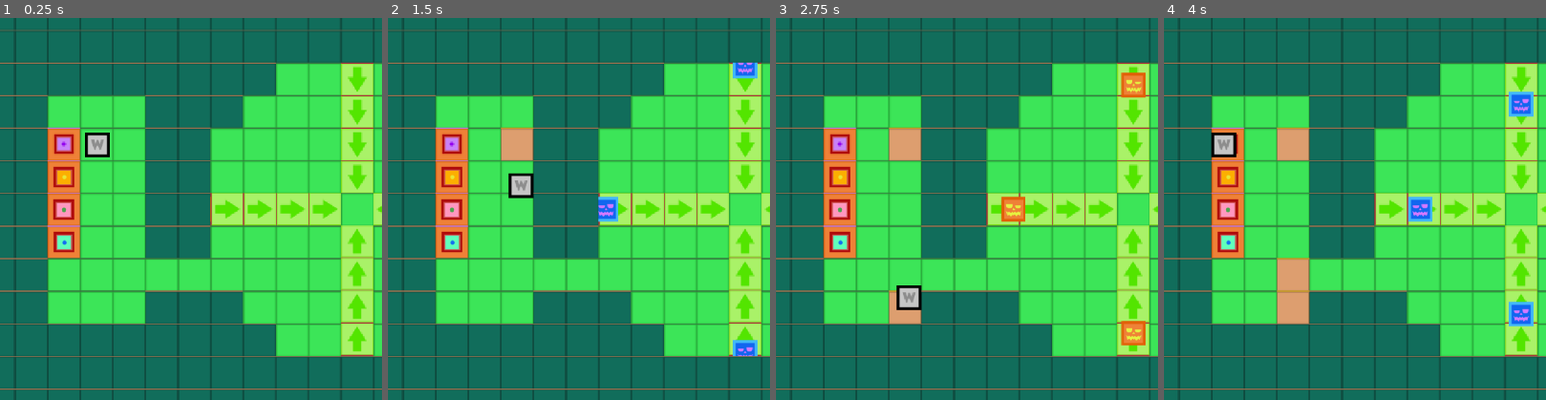
Above: before the commit, frames 1-4 (left to right).
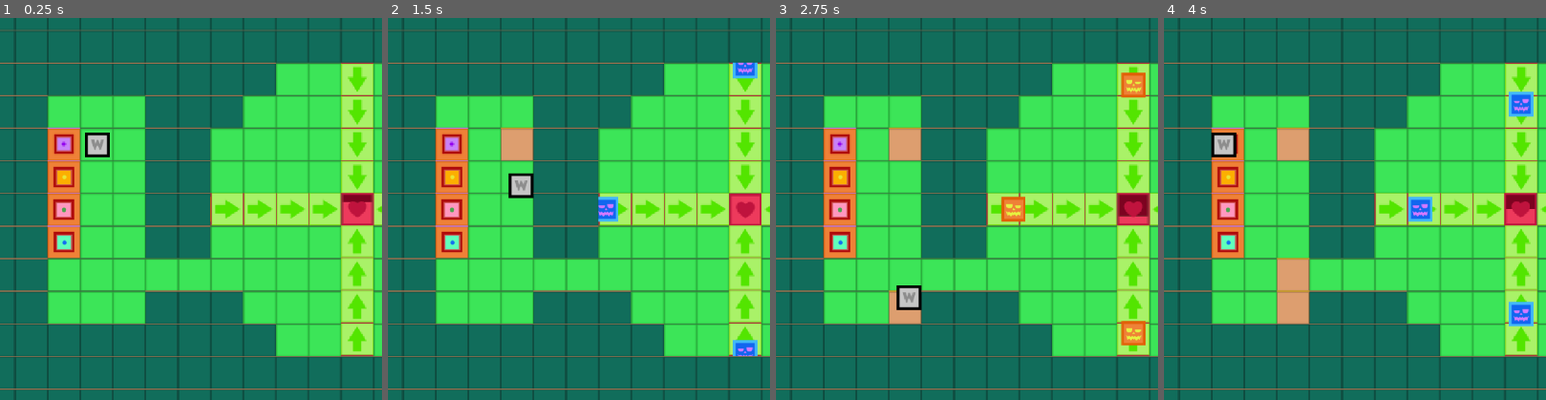
Above: after the commit, the same moments.

Repository: stirs1/wizardfarmer
Game: Godot game, scene res://main.tscn
The game is run twice, just before and just after one commit, with the same random seed, the same clock (stepped at 60 frames per second) and the same inputs.
Inputs:
- Up to frame 1 (0.25 s): no input
- Up to frame 2 (1.5 s): tap Enter at 0.5 s; hold Right (move_right) 0.53-1.28 s; tap P (pick_place) at 0.6 s; tap T (till) at 0.8, 1.35 s; hold Down (move_down) from 1.28 s (still down)
- Up to frame 3 (2.75 s): tap P (pick_place) at 1.55, 2.1 s; release Down (move_down) at 2.03 s; hold Right (move_right) from 2.03 s (still down); tap T (till) at 2.3 s
- Up to frame 4 (4 s): tap Space at 2.75 s; release Right (move_right) at 2.78 s; hold Up (move_up) 2.78-3.53 s; tap T (till) at 2.85, 3.8 s; tap P (pick_place) at 3.05, 3.6 s; hold Left (move_left) from 3.53 s (still down)
The pictures show only the part of the screen within x 19-69%, y 16-66%; the shares and areas given below are measured in that part.

The runs differ from the first frame. In frame 1, 0.8% of the frame differs, in the area x 89-98%, y 45-55%; in frame 2, 0.7%; in frame 3, 0.8%; in frame 4, 0.8%.

Commit message:
sprites for base

Diff:
--- a/GameSettings.gd
+++ b/GameSettings.gd
@@ -6,5 +6,6 @@
 @export var grape_stage_timer: int = 5
 @export var grape_shoot_timer: float = 0.5
 
+# enemy_pumpkin
 @export var enemy_pumpkin_speed: int = 200
 @export var enemy_pumpkin_health: float = 100.0
--- a/Global.gd
+++ b/Global.gd
@@ -10,7 +10,7 @@
 @onready var PlantPots = get_tree().get_nodes_in_group("PlantPots")
 # not sure this is what i want here, keeping for now
 #@onready var PlantGrapeshotArea2D = get_tree().root.get_node(
-	#"Main/Plant_Grapeshot/Plant_Grapeshot_Area2D")
+    #"Main/Plant_Grapeshot/Plant_Grapeshot_Area2D")
 @onready var settings = preload("res://settings.tres")
 
 # defined containers assigned to their correct type
@@ -30,87 +30,87 @@
 
 # FIXME: doesn't always do what i want and i don't know why
 func snap_to_grid(position: Vector2) -> Vector2:
-	var new_position = Vector2.ZERO
-	new_position.x = (
-		(round(position.x / tile_size) * tile_size) + tile_offset
-		)
-	new_position.y = (
-		(round(position.y / tile_size) * tile_size) + tile_offset
-		)
-	return new_position
+    var new_position = Vector2.ZERO
+    new_position.x = (
+        (round(position.x / tile_size) * tile_size) + tile_offset
+        )
+    new_position.y = (
+        (round(position.y / tile_size) * tile_size) + tile_offset
+        )
+    return new_position
 
 func _ready():
 
-	await get_tree().root.ready # makes sure to wait for tree to be loaded?
+    await get_tree().root.ready # makes sure to wait for tree to be loaded?
 
-	# adds the wizard to the scene, ai helped with this so idk what's goin on
-	wizard = get_tree().root.get_node("Main/wizard")
-	if not wizard:
-		wizard = WizardScene.instantiate()
-		add_child(wizard)
-		print("Created new wizard instance")
+    # adds the wizard to the scene, ai helped with this so idk what's goin on
+    wizard = get_tree().root.get_node("Main/wizard")
+    if not wizard:
+        wizard = WizardScene.instantiate()
+        add_child(wizard)
+        print("Created new wizard instance")
 
-	# set wizard start cell right here.
-	# FIXME: something weird happening with the wizard's origin point
-	start_cell = snap_to_grid(
-		Vector2(7 * tile_size, 7 * tile_size)) + Vector2(13, 13
-		)
+    # set wizard start cell right here.
+    # FIXME: something weird happening with the wizard's origin point
+    start_cell = snap_to_grid(
+        Vector2(7 * tile_size, 7 * tile_size)) + Vector2(13, 13
+        )
 
-	# this makes sure the wizard is on the correct cell AND centered
-	wizard.position = start_cell
+    # this makes sure the wizard is on the correct cell AND centered
+    wizard.position = start_cell
 
-	# setting plant positions
-	# room here for improvement/more robust logic
-	for plant in Global.PlantPots:
-		plant_start_cell = snap_to_grid(
-			Vector2(6 * tile_size, (6 + plant_count) * tile_size))
-		plant.position = plant_start_cell + (Vector2(0, tile_size))
-		plant_count += 1
+    # setting plant positions
+    # room here for improvement/more robust logic
+    for plant in Global.PlantPots:
+        plant_start_cell = snap_to_grid(
+            Vector2(6 * tile_size, (6 + plant_count) * tile_size))
+        plant.position = plant_start_cell + (Vector2(0, tile_size))
+        plant_count += 1
 
-	# this defines the no grow zones. This is hard-coded, but i think there's a
-	# way to just loop from starting coordinates to end by adding tile_size?
-	no_grow_zones = {
+    # this defines the no grow zones. This is hard-coded, but i think there's a
+    # way to just loop from starting coordinates to end by adding tile_size?
+    no_grow_zones = {
 
-		# zone 1
-		"(368, 304)": "true",
-		"(400, 304)": "true",
-		"(432, 304)": "true",
-		"(464, 304)": "true",
+        # zone 1
+        "(368, 304)": "true",
+        "(400, 304)": "true",
+        "(432, 304)": "true",
+        "(464, 304)": "true",
 
-		# zone 2
-		"(528, 304)": "true",
-		"(560, 304)": "true",
-		"(592, 304)": "true",
-		"(624, 304)": "true",
+        # zone 2
+        "(528, 304)": "true",
+        "(560, 304)": "true",
+        "(592, 304)": "true",
+        "(624, 304)": "true",
 
-		# zone 3
-		"(496, 176)": "true",
-		"(496, 208)": "true",
-		"(496, 240)": "true",
-		"(496, 272)": "true",
+        # zone 3
+        "(496, 176)": "true",
+        "(496, 208)": "true",
+        "(496, 240)": "true",
+        "(496, 272)": "true",
 
-		# zone 4
-		"(496, 336)": "true",
-		"(496, 368)": "true",
-		"(496, 400)": "true",
-		"(496, 432)": "true",
+        # zone 4
+        "(496, 336)": "true",
+        "(496, 368)": "true",
+        "(496, 400)": "true",
+        "(496, 432)": "true",
 
-		# heart home
-		"(496, 304)": "true",
+        # heart home
+        "(496, 304)": "true",
 
-		# plant origins
-		"(208, 240)": "true",
-		"(208, 272)": "true",
-		"(208, 304)": "true",
-		"(208, 336)": "true"
-	}
+        # plant origins
+        "(208, 240)": "true",
+        "(208, 272)": "true",
+        "(208, 304)": "true",
+        "(208, 336)": "true"
+    }
 
 func _physics_process(delta: float) -> void:
 
-	# defining wizard global position and grid coordinates
-	wizard_position = wizard.global_position
-	wizard_cell_position = round(wizard_position / tile_size)
+    # defining wizard global position and grid coordinates
+    wizard_position = wizard.global_position
+    wizard_cell_position = round(wizard_position / tile_size)
 
-	#check to see if wizard position is updating
-	#print(wizard_position)
-	#print(wizard_cell_position)
+    #check to see if wizard position is updating
+    #print(wizard_position)
+    #print(wizard_cell_position)
--- a/Tilling.gd
+++ b/Tilling.gd
@@ -2,56 +2,56 @@
 
 func _ready():
 
-	if Global.DirtScene:
-		print("Dirt scene loaded successfully")
-	else:
-		print("Failed to load dirt scene")
+    if Global.DirtScene:
+        print("Dirt scene loaded successfully")
+    else:
+        print("Failed to load dirt scene")
 
 # places dirt at the set position
 func place_dirt(position: Vector2) -> StaticBody2D:
 
-	#loads the dirt scene as a variable
-	var dirt = Global.DirtScene.instantiate()
+    #loads the dirt scene as a variable
+    var dirt = Global.DirtScene.instantiate()
 
-	# assigns dirt to the position of the wizard, snapping it to the grid
-	dirt.position = Global.snap_to_grid(
-		Global.wizard_position - Vector2(
-			Global.tile_size, Global.tile_size)
-			)
-	# debug - checking where dirt thinks it's going
-	print("placing dirt at ", dirt.position)
+    # assigns dirt to the position of the wizard, snapping it to the grid
+    dirt.position = Global.snap_to_grid(
+        Global.wizard_position - Vector2(
+            Global.tile_size, Global.tile_size)
+            )
+    # debug - checking where dirt thinks it's going
+    print("placing dirt at ", dirt.position)
 
-	# sets the parent as the correct dirt tile
-	var parent = get_tree().root.get_node("Main/dirt")
+    # sets the parent as the correct dirt tile
+    var parent = get_tree().root.get_node("Main/dirt")
 
-	# defines str(dirt.position) as its own variable
-	var position_str = str(dirt.position)
+    # defines str(dirt.position) as its own variable
+    var position_str = str(dirt.position)
 
-	# checks if there is already a dirt instance there, and only places an
-	# instance if there isn't. then stores the dirt's position as a string
-	# in a dictionary to "remember" there's a tile there
-	if not position_str in Global.existing_dirt_tiles:
-		if not position_str in Global.no_grow_zones:
-			parent.add_child(dirt)
-			Global.existing_dirt_tiles[str(dirt.position)] = true
+    # checks if there is already a dirt instance there, and only places an
+    # instance if there isn't. then stores the dirt's position as a string
+    # in a dictionary to "remember" there's a tile there
+    if not position_str in Global.existing_dirt_tiles:
+        if not position_str in Global.no_grow_zones:
+            parent.add_child(dirt)
+            Global.existing_dirt_tiles[str(dirt.position)] = true
 
-			# debug to check if dict got new tiles
-			#for key in Global.existing_dirt_tiles.keys():
-				#var value = Global.existing_dirt_tiles[key]
-				#print("Key:", key, "Value: ", value)
+            # debug to check if dict got new tiles
+            #for key in Global.existing_dirt_tiles.keys():
+                #var value = Global.existing_dirt_tiles[key]
+                #print("Key:", key, "Value: ", value)
 
-	# not quiiite sure what this means? just that the function gives a dirt
-	# instance back when called? idk but shit works with it
-			return dirt
+    # not quiiite sure what this means? just that the function gives a dirt
+    # instance back when called? idk but shit works with it
+            return dirt
 
-		else: # debug
-			print("this is a no grow zone!")
-			return
+        else: # debug
+            print("this is a no grow zone!")
+            return
 
-	else: #debug
-		print("there is already dirt here!")
-		return
+    else: #debug
+        print("there is already dirt here!")
+        return
 
 # not sure i even need this but keeping it here til script is done
 func _physics_process(delta: float) -> void:
-	null
+    null
--- a/enemy_pumpkin.gd
+++ b/enemy_pumpkin.gd
@@ -12,39 +12,39 @@
 var projectile_count: int = 0
 
 func _ready():
-	# TODO: Set initial start position
-	$AnimatedSprite2D.play("pumpkin_walk")
+    # TODO: Set initial start position
+    $AnimatedSprite2D.play("pumpkin_walk")
 
 func _physics_process(delta):
 
-	var direction = global_position.direction_to(%EnemyTarget.global_position)
-	velocity = direction * settings.enemy_pumpkin_speed
+    var direction = global_position.direction_to(%EnemyTarget.global_position)
+    velocity = direction * settings.enemy_pumpkin_speed
 
-	# TODO: if velocity = 0, play idle animation (this doesn't work currently)
-	#if settings.enemy_pumpkin_speed <= 0:
-		#$AnimatedSprite2D.play("idle")
+    # TODO: if velocity = 0, play idle animation (this doesn't work currently)
+    #if settings.enemy_pumpkin_speed <= 0:
+        #$AnimatedSprite2D.play("idle")
 
-	# Apply movement
-	move_and_slide()
+    # Apply movement
+    move_and_slide()
 
-	# kill the enemy
-	if health <= 0:
-		queue_free()
+    # kill the enemy
+    if health <= 0:
+        queue_free()
 
 
 func _on_enemy_pumpkin_collision_detector_area_entered(area: Area2D) -> void:
 
-	# DEBUG
-	print("pumpkin hit by: ", area)
-	print("pumpkin health before hit: ", health)
-	print("pumpkin new_health before hit: ", new_health)
+    # DEBUG
+    print("pumpkin hit by: ", area)
+    print("pumpkin health before hit: ", health)
+    print("pumpkin new_health before hit: ", new_health)
 
-	new_health = health - area.projectile_damage
+    new_health = health - area.projectile_damage
 
-	# DEBUG
-	print("pumpkin new_health after hit: ", new_health)
+    # DEBUG
+    print("pumpkin new_health after hit: ", new_health)
 
-	health = new_health
+    health = new_health
 
-	#DEBUG
-	print("health after all the calculations: ", health)
+    #DEBUG
+    print("health after all the calculations: ", health)
--- a/grape_projectile.gd
+++ b/grape_projectile.gd
@@ -7,17 +7,17 @@
 
 # defines functions for adding and returning projectiles upon collision
 func _ready():
-	body_entered.connect(_on_body_entered)
+    body_entered.connect(_on_body_entered)
 
 func _physics_process(delta):
-	position += linear_velocity * delta
+    position += linear_velocity * delta
 
 func add_to_pool():
-	hide()
-	linear_velocity = Vector2.ZERO
-	position = Vector2.ZERO
+    hide()
+    linear_velocity = Vector2.ZERO
+    position = Vector2.ZERO
 
 func _on_body_entered(_body):
-	linear_velocity = Vector2.ZERO
-	returned.emit(self)
-	add_to_pool()
+    linear_velocity = Vector2.ZERO
+    returned.emit(self)
+    add_to_pool()
--- /dev/null
+++ b/heart_home.gd
@@ -0,0 +1,10 @@
+extends Area2D
+
+
+# Called when the node enters the scene tree for the first time.
+func _ready() -> void:
+    pass
+
+# Called every frame. 'delta' is the elapsed time since the previous frame.
+func _process(delta: float) -> void:
+    $AnimatedSprite2D.play("default")
--- /dev/null
+++ b/heart_home.tscn
@@ -0,0 +1,65 @@
+[gd_scene load_steps=14 format=3 uid="uid://cvdsbhnx8dmyr"]
+
+[ext_resource type="Script" path="res://heart_home.gd" id="1_5uva4"]
+[ext_resource type="Texture2D" uid="uid://ckhafygug4a2p" path="res://art/tilesheet.png" id="1_apu3t"]
+[ext_resource type="Texture2D" uid="uid://bx6o8ret2cvv5" path="res://art/Tiles/hearthome_75_1.png" id="2_8l7yk"]
+[ext_resource type="Texture2D" uid="uid://bucnnk4axyc7y" path="res://art/Tiles/hearthome_50.png" id="3_23wey"]
+[ext_resource type="Texture2D" uid="uid://cn3r1bko4nwws" path="res://art/Tiles/Asset 31.png" id="4_rb180"]
+[ext_resource type="Texture2D" uid="uid://cl7tey4x2wfru" path="res://art/Tiles/hearthome_00.png" id="5_bbu5e"]
+
+[sub_resource type="AtlasTexture" id="AtlasTexture_lh3r5"]
+atlas = ExtResource("1_apu3t")
+region = Rect2(64, 96, 32, 32)
+
+[sub_resource type="AtlasTexture" id="AtlasTexture_ncte8"]
+atlas = ExtResource("2_8l7yk")
+region = Rect2(0, 0, 33, 32)
+
+[sub_resource type="AtlasTexture" id="AtlasTexture_xo4lk"]
+atlas = ExtResource("3_23wey")
+region = Rect2(0, 0, 33, 32)
+
+[sub_resource type="AtlasTexture" id="AtlasTexture_7tcus"]
+atlas = ExtResource("4_rb180")
+region = Rect2(0, 0, 33, 32)
+
+[sub_resource type="AtlasTexture" id="AtlasTexture_hnem4"]
+atlas = ExtResource("5_bbu5e")
+region = Rect2(0, 0, 33, 32)
+
+[sub_resource type="SpriteFrames" id="SpriteFrames_58gm1"]
+animations = [{
+"frames": [{
+"duration": 1.0,
+"texture": SubResource("AtlasTexture_lh3r5")
+}, {
+"duration": 1.0,
+"texture": SubResource("AtlasTexture_ncte8")
+}, {
+"duration": 1.0,
+"texture": SubResource("AtlasTexture_xo4lk")
+}, {
+"duration": 1.0,
+"texture": SubResource("AtlasTexture_7tcus")
+}, {
+"duration": 1.0,
+"texture": SubResource("AtlasTexture_hnem4")
+}],
+"loop": true,
+"name": &"default",
+"speed": 3.0
+}]
+
+[sub_resource type="RectangleShape2D" id="RectangleShape2D_cudt6"]
+size = Vector2(32, 32)
+
+[node name="HeartHome" type="Area2D"]
+script = ExtResource("1_5uva4")
+
+[node name="AnimatedSprite2D" type="AnimatedSprite2D" parent="."]
+sprite_frames = SubResource("SpriteFrames_58gm1")
+frame_progress = 0.647601
+
+[node name="CollisionShape2D" type="CollisionShape2D" parent="."]
+visible = false
+shape = SubResource("RectangleShape2D_cudt6")
--- a/main.tscn
+++ b/main.tscn
@@ -9,6 +9,7 @@
 [ext_resource type="PackedScene" uid="uid://bqcp6w6fox8wq" path="res://plant_gourdie.tscn" id="6_cw0a4"]
 [ext_resource type="PackedScene" uid="uid://bksl3rvl65x7q" path="res://plant_strawjerry.tscn" id="7_ist8w"]
 [ext_resource type="PackedScene" uid="uid://dqbx3nxxecqrs" path="res://plant_aquaclam.tscn" id="8_bny1a"]
+[ext_resource type="PackedScene" uid="uid://cvdsbhnx8dmyr" path="res://heart_home.tscn" id="11_g8oir"]
 [ext_resource type="PackedScene" uid="uid://dpebx8aichf2f" path="res://enemy_target.tscn" id="17_m13fc"]
 
 [sub_resource type="TileSetAtlasSource" id="TileSetAtlasSource_gd8pc"]
@@ -110,5 +111,8 @@
 unique_name_in_owner = true
 position = Vector2(496, 304)
 
+[node name="HeartHome" parent="." instance=ExtResource("11_g8oir")]
+position = Vector2(496, 304)
+
 [editable path="dirt"]
 [editable path="wizard"]
--- a/pick_place.gd
+++ b/pick_place.gd
@@ -7,52 +7,52 @@
 
 func drop_plant():
 
-	# snaps plant to the grid when placed
-	held_plant.position = (Global.snap_to_grid(
-		Global.wizard_position) - Vector2(
-			Global.tile_size, Global.tile_size))
+    # snaps plant to the grid when placed
+    held_plant.position = (Global.snap_to_grid(
+        Global.wizard_position) - Vector2(
+            Global.tile_size, Global.tile_size))
 
-	# stores position as string
-	var held_plant_position_str = str(held_plant.position)
+    # stores position as string
+    var held_plant_position_str = str(held_plant.position)
 
-	# places plant if allowed to, returning it to correct z layer
-	if held_plant_position_str in Global.existing_dirt_tiles:
-		if not held_plant_position_str in Global.existing_plant_tiles:
-			if not held_plant_position_str in Global.no_grow_zones:
-				Global.existing_plant_tiles[str(held_plant.position)] = true
-				held_plant.z_index = 3
-				held_plant.timer.start()
-				held_plant = null
-				return
-			else:
-				print("this is a no-grow zone!")
-				return
-		else:
-			print("there is already a plant here!")
-			return
-	else:
-		print("this tile needs to be tilled!")
-		return
+    # places plant if allowed to, returning it to correct z layer
+    if held_plant_position_str in Global.existing_dirt_tiles:
+        if not held_plant_position_str in Global.existing_plant_tiles:
+            if not held_plant_position_str in Global.no_grow_zones:
+                Global.existing_plant_tiles[str(held_plant.position)] = true
+                held_plant.z_index = 3
+                held_plant.timer.start()
+                held_plant = null
+                return
+            else:
+                print("this is a no-grow zone!")
+                return
+        else:
+            print("there is already a plant here!")
+            return
+    else:
+        print("this tile needs to be tilled!")
+        return
 
 func pick_up_plant():
 
-	# assign each plant type a position
-	for plant in plant_pots:
+    # assign each plant type a position
+    for plant in plant_pots:
 
-		var plant_position = Global.snap_to_grid(plant.position)
+        var plant_position = Global.snap_to_grid(plant.position)
 
-		if Global.snap_to_grid(Global.wizard_position) == plant_position:
-			held_plant = plant.duplicate()
-			held_plant.position = Global.wizard_position
-			held_plant.z_index = 100
-			add_child(held_plant)
+        if Global.snap_to_grid(Global.wizard_position) == plant_position:
+            held_plant = plant.duplicate()
+            held_plant.position = Global.wizard_position
+            held_plant.z_index = 100
+            add_child(held_plant)
 
 func process_pick_place():
-	if Input.is_action_just_pressed("pick_place"):
-		if held_plant:
-			drop_plant()
-		else:
-			pick_up_plant()
+    if Input.is_action_just_pressed("pick_place"):
+        if held_plant:
+            drop_plant()
+        else:
+            pick_up_plant()
 
-	if held_plant:
-		held_plant.position = Global.wizard_position
+    if held_plant:
+        held_plant.position = Global.wizard_position
--- a/plant_grapeshot.gd
+++ b/plant_grapeshot.gd
@@ -14,53 +14,53 @@
 
 # initialize pool and timer
 func _ready():
-	initialize_pool(10) # integer changes number of projectiles in pool
+    initialize_pool(10) # integer changes number of projectiles in pool
 
-	timer = Timer.new()
-	add_child(timer)
-	timer.autostart =  false
-	timer.wait_time = grape_shot_timer # float changes shoot interval
-	timer.timeout.connect(_on_Timer_timeout)
-	#timer.start()
+    timer = Timer.new()
+    add_child(timer)
+    timer.autostart =  false
+    timer.wait_time = grape_shot_timer # float changes shoot interval
+    timer.timeout.connect(_on_Timer_timeout)
+    #timer.start()
 
 # create pool and initialize starting state
 func initialize_pool(pool_size: int):
-	for i in pool_size:
-		var projectile = projectile_scene.instantiate()
-		projectile_pool.add_child(projectile)
-		projectile.hide()
-		projectile.returned.connect(_on_projectile_returned)
-		projectile.add_to_pool()
+    for i in pool_size:
+        var projectile = projectile_scene.instantiate()
+        projectile_pool.add_child(projectile)
+        projectile.hide()
+        projectile.returned.connect(_on_projectile_returned)
+        projectile.add_to_pool()
 
 # shoot projectile from plant location
 func shoot():
-	# this can be simplified
-	var projectile = get_projectile()
-	var projectile_position = projectile.position
-	var projectile_rotation = projectile.rotation
-	var projectile_velocity = projectile.linear_velocity
-	var plant_position = self.global_position
+    # this can be simplified
+    var projectile = get_projectile()
+    var projectile_position = projectile.position
+    var projectile_rotation = projectile.rotation
+    var projectile_velocity = projectile.linear_velocity
+    var plant_position = self.global_position
 
-	if projectile:
-		projectile_position = plant_position
-		projectile_rotation = rotation
-		projectile.linear_velocity = Vector2.DOWN * grape_projectile_speed
-		projectile_velocity = projectile.linear_velocity
-		projectile.show()
+    if projectile:
+        projectile_position = plant_position
+        projectile_rotation = rotation
+        projectile.linear_velocity = Vector2.DOWN * grape_projectile_speed
+        projectile_velocity = projectile.linear_velocity
+        projectile.show()
 
 # load the projectile to be shot
 func get_projectile() -> Node2D:
-	for projectile in projectile_pool.get_children():
-		if not projectile.visible:
-			return projectile
-	return null
+    for projectile in projectile_pool.get_children():
+        if not projectile.visible:
+            return projectile
+    return null
 
 # return projectile to pool upon signal
 func _on_projectile_returned(projectile: Node2D):
-	projectile.hide()
-	projectile.linear_velocity = Vector2.ZERO
-	projectile.add_to_pool()
+    projectile.hide()
+    projectile.linear_velocity = Vector2.ZERO
+    projectile.add_to_pool()
 
 # shoot projectile every timeout
 func _on_Timer_timeout():
-	shoot()
+    shoot()
Binary file added: art/Tiles/Asset 31.png
Not shown, added: art/Tiles/Asset 31.png.import
Binary file added: art/Tiles/hearthome_00.png
Not shown, added: art/Tiles/hearthome_00.png.import
Binary file added: art/Tiles/hearthome_50.png
Not shown, added: art/Tiles/hearthome_50.png.import
Binary file added: art/Tiles/hearthome_75_1.png
Not shown, added: art/Tiles/hearthome_75_1.png.import
Not shown: 1 places in main.tscn that only renumber resources
